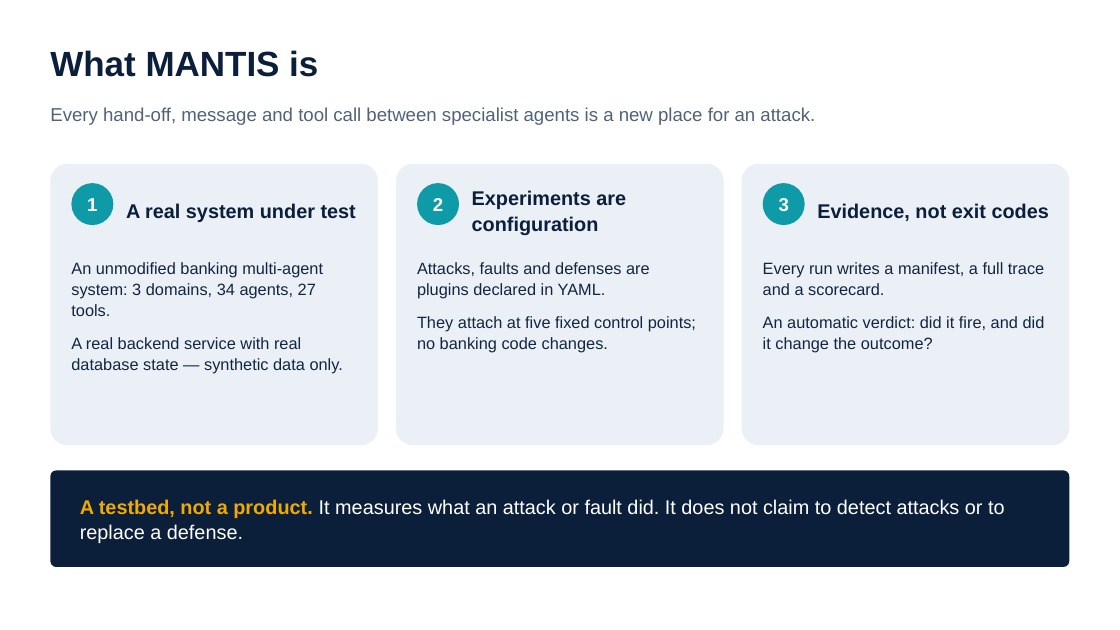
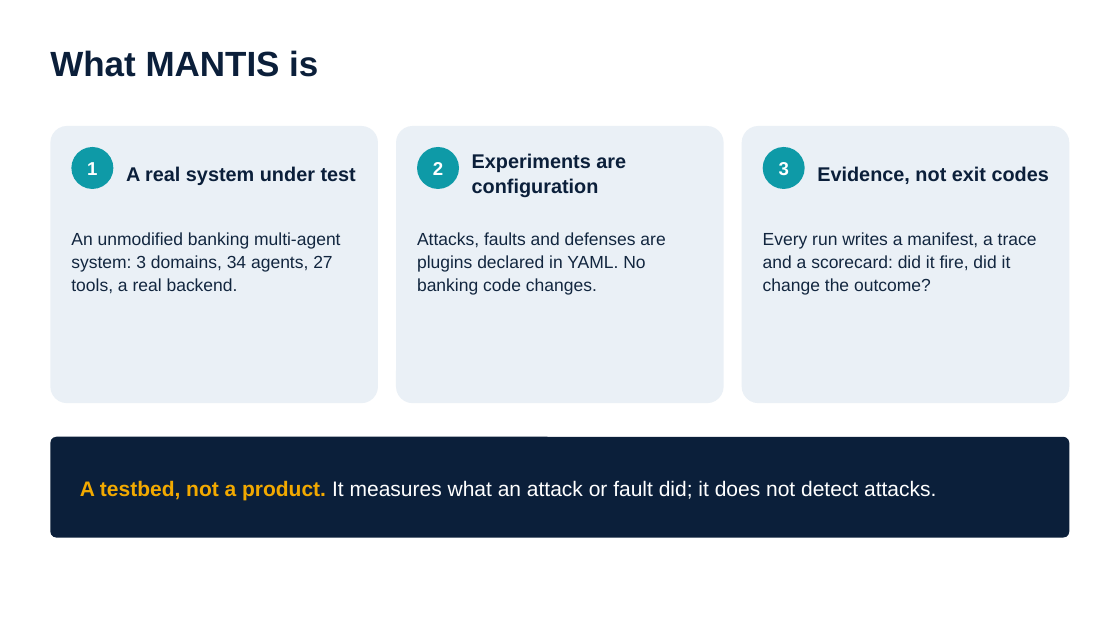
Before and after one commit to smartsystemslab-uf/MANTIS, a slide deck: slide 2 of presentations/MANTIS_Presentation_2026-09-24.pptx. Drawn at 1120x630 pixels with LibreOffice and Linux fonts; fonts in the diff are those of the drawing. Boxes give left, top, right and bottom in pixels: in the first picture for what was removed or moved away, otherwise in the second. Text is boxed around its words. In the diff, an @@ line names an element or a change of style, - is before the commit and + after.

```diff
--- a/presentations/MANTIS_Presentation_2026-09-24.pptx
+++ b/presentations/MANTIS_Presentation_2026-09-24.pptx
@@ text removed at (50,107,815,125) @@
-Every hand-off, message and tool call between specialist agents is a new place for an attack.
@@ rounded rectangle: place and size @@
-rounded rectangle at (50,164,378,445)
+rounded rectangle at (50,126,378,403)
@@ rounded rectangle: place and size @@
-rounded rectangle at (396,164,723,445)
+rounded rectangle at (396,126,723,403)
@@ rounded rectangle: place and size @@
-rounded rectangle at (742,164,1070,445)
+rounded rectangle at (742,126,1070,403)
@@ 3 ellipses: place and size @@
-3 ellipses at (71,183,805,225)
+3 ellipses at (71,147,805,189)
@@ 3 texts: place and size @@
-3 texts at (126,190,1049,235)
+3 texts at (126,153,1049,197)
@@ text at (71,232,340,294): text changed; size 14 to 15 pt @@
-An unmodified banking multi-agent system: 3 domains, 34 agents, 27 tools.
-A real backend service with real database state — synthetic data only.
+An unmodified banking multi-agent system: 3 domains, 34 agents, 27 tools, a real backend.
@@ text at (417,232,665,295): text changed; size 14 to 15 pt @@
-Attacks, faults and defenses are plugins declared in YAML.
-They attach at five fixed control points; no banking code changes.
+Attacks, faults and defenses are plugins declared in YAML. No banking code changes.
@@ text at (763,232,1037,295): text changed; size 14 to 15 pt @@
-Every run writes a manifest, a full trace and a scorecard.
-An automatic verdict: did it fire, and did it change the outcome?
+Every run writes a manifest, a trace and a scorecard: did it fire, did it change the outcome?
@@ rounded rectangle: place and size @@
-rounded rectangle at (50,471,1070,567)
+rounded rectangle at (50,437,1070,538)
@@ text at (80,480,936,501): text changed; size 17 to 18 pt @@
-A testbed, not a product. It measures what an attack or fault did. It does not claim to detect attacks or to replace a defense.
+A testbed, not a product. It measures what an attack or fault did; it does not detect attacks.
```
Also in this commit, not shown: 13 other slides changed, 1 slide added, 4 slides removed, 4 other files.
